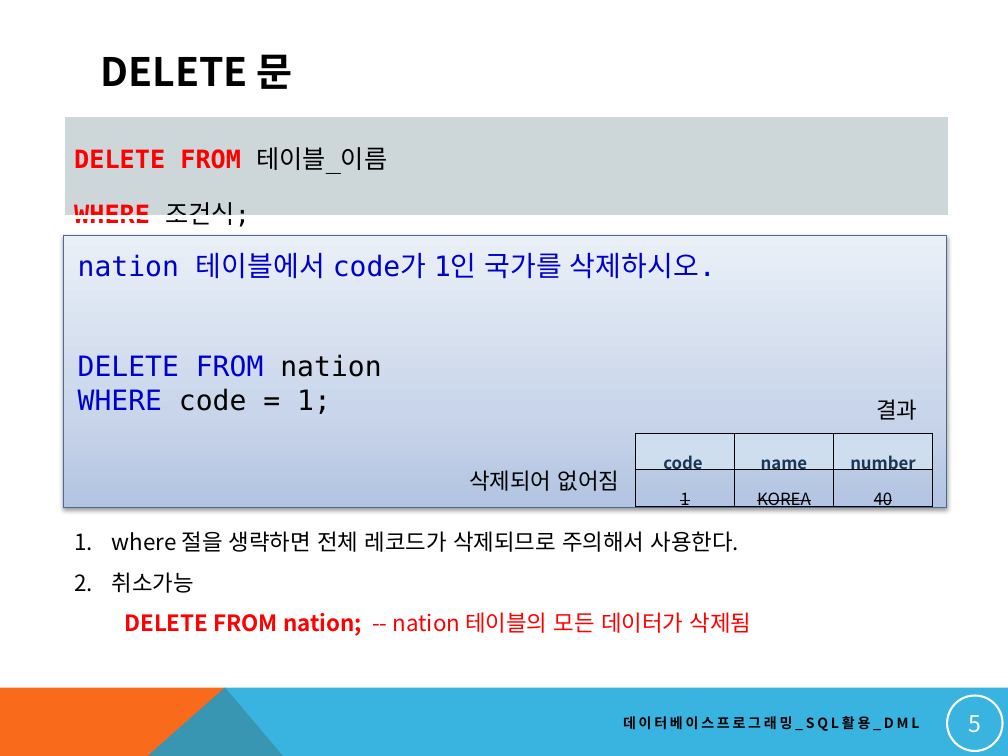
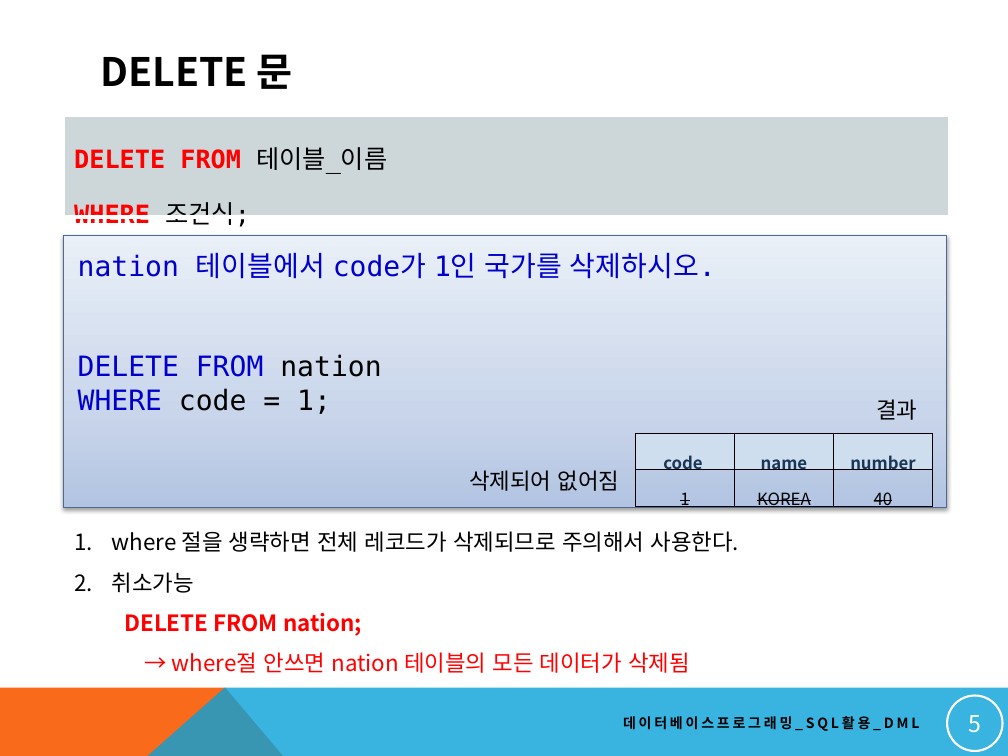
Before and after one commit to soeun1365/dbstudy, a slide deck: slide 5 of NEW_DBMS교안/12. 기본 SQL 작성하기_DML 활용.pptx. Drawn at 1008x756 pixels with LibreOffice and Linux fonts; fonts in the diff are those of the drawing. Boxes give left, top, right and bottom in pixels: in the first picture for what was removed or moved away, otherwise in the second. Text is boxed around its words. In the diff, an @@ line names an element or a change of style, - is before the commit and + after.

```diff
--- a/NEW_DBMS교안/12. 기본 SQL 작성하기_DML 활용.pptx
+++ b/NEW_DBMS교안/12. 기본 SQL 작성하기_DML 활용.pptx
@@ text at (x1=124, y1=613, x2=690, y2=673): text changed @@
-  DELETE FROM nation; -- nation 테이블의 모든 데이터가 삭제됨
+  DELETE FROM nation;
+  → where절 안쓰면 nation 테이블의 모든 데이터가 삭제됨
```
Also in this commit, not shown: 1 other slide changed, 3 other files.
